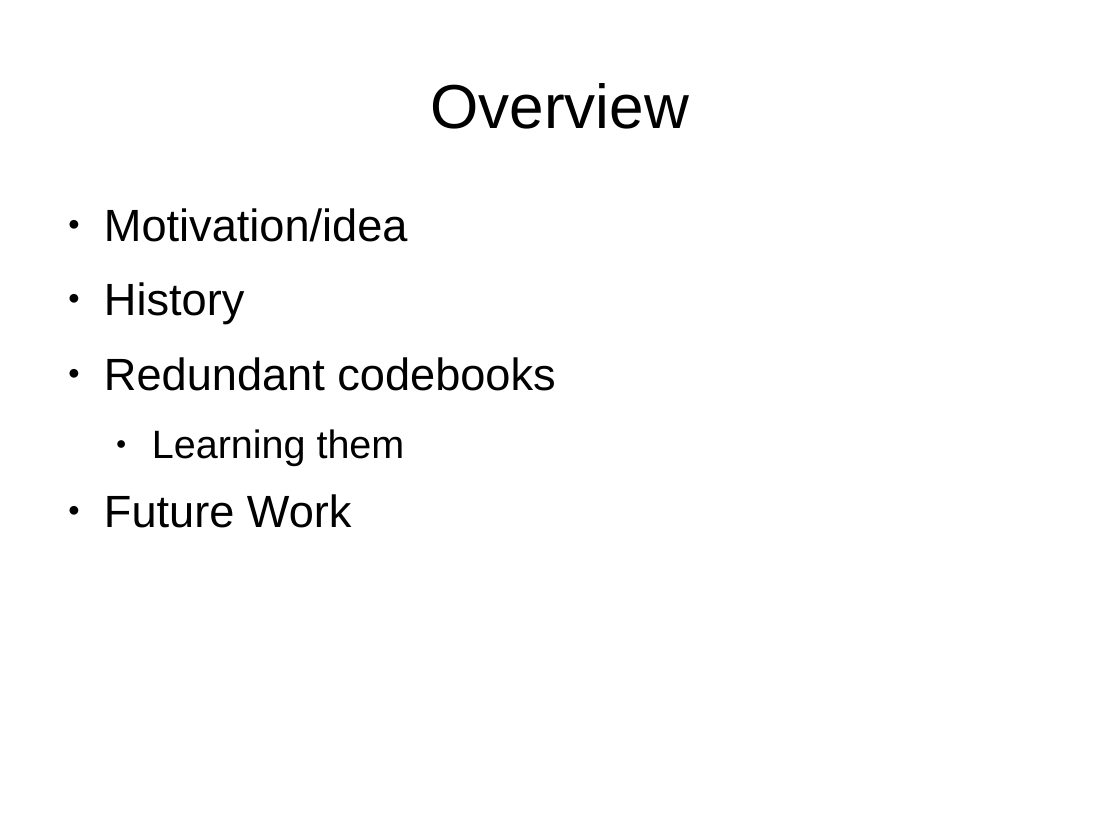
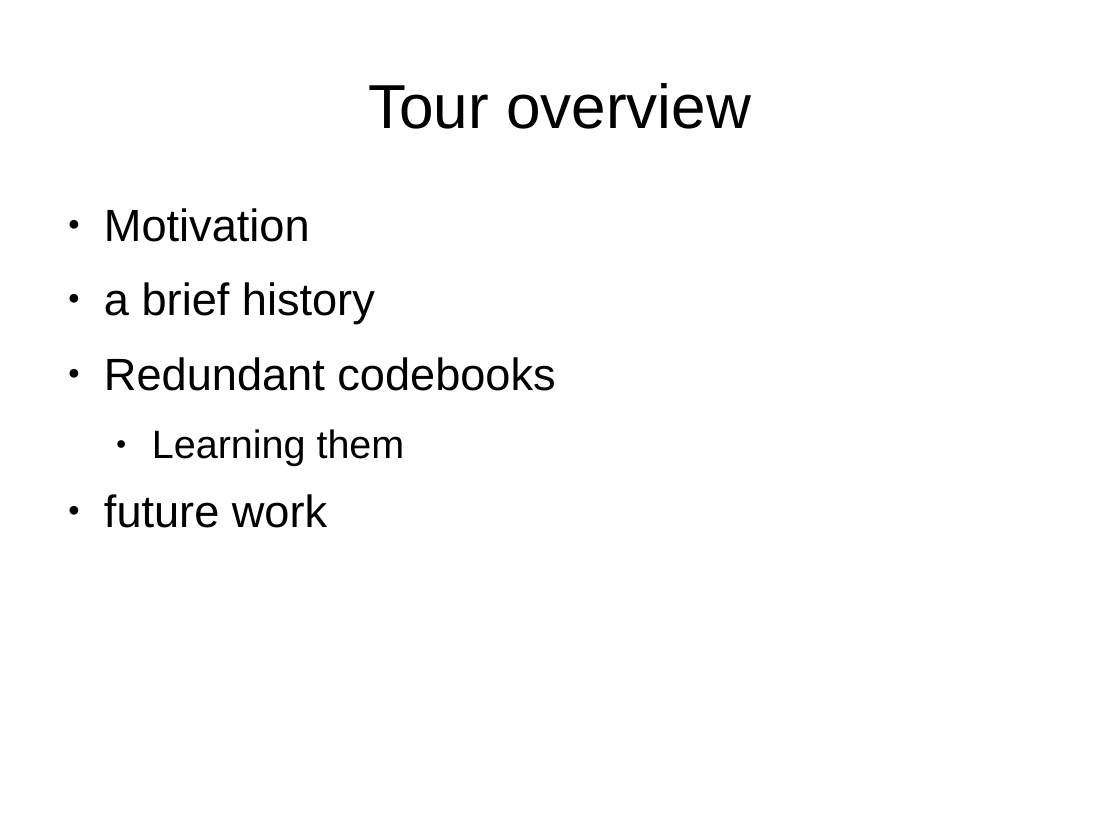
Before and after one commit to Sebu/sprs, a slide deck: slide 2 of progress_report/progress_report.odp. Drawn at 1120x840 pixels with LibreOffice and Linux fonts; fonts in the diff are those of the drawing. Boxes give left, top, right and bottom in pixels: in the first picture for what was removed or moved away, otherwise in the second. Text is boxed around its words. In the diff, an @@ line names an element or a change of style, - is before the commit and + after.

```diff
--- a/progress_report/progress_report.odp
+++ b/progress_report/progress_report.odp
@@ title at [368,83,751,129]: text changed @@
-Overview
+Tour overview
@@ text at [104,208,375,324]: text changed @@
-● Motivation/idea
-● History
+● Motivation
+● a brief history
@@ text at [104,494,327,528]: text changed @@
-● Future Work
+● future work
```
Also in this commit, not shown: 1 other slide changed, 3 slides added.
